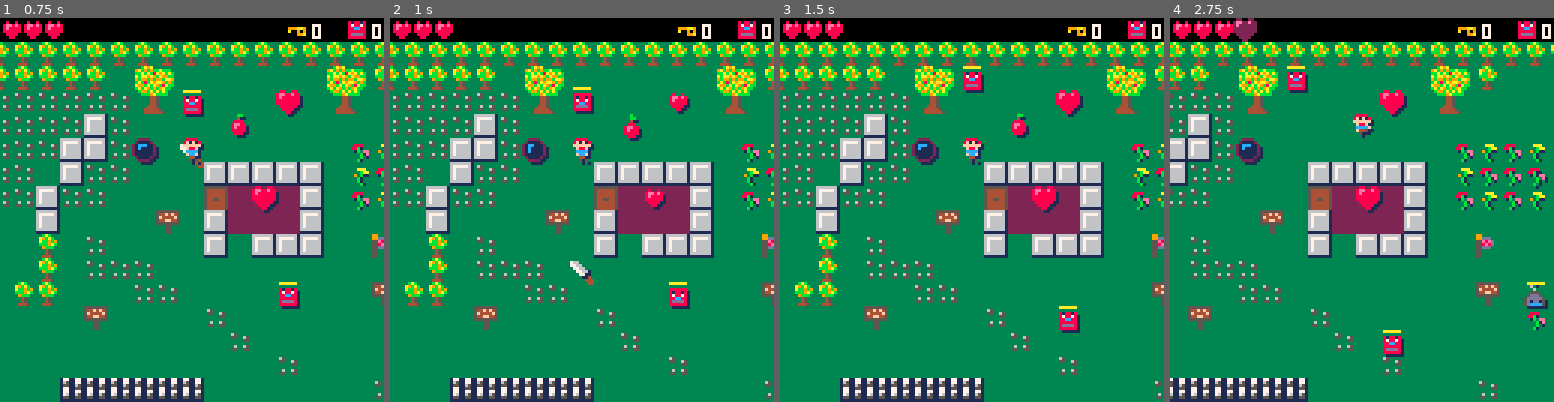
Above: before the commit, frames 1-4 (left to right).
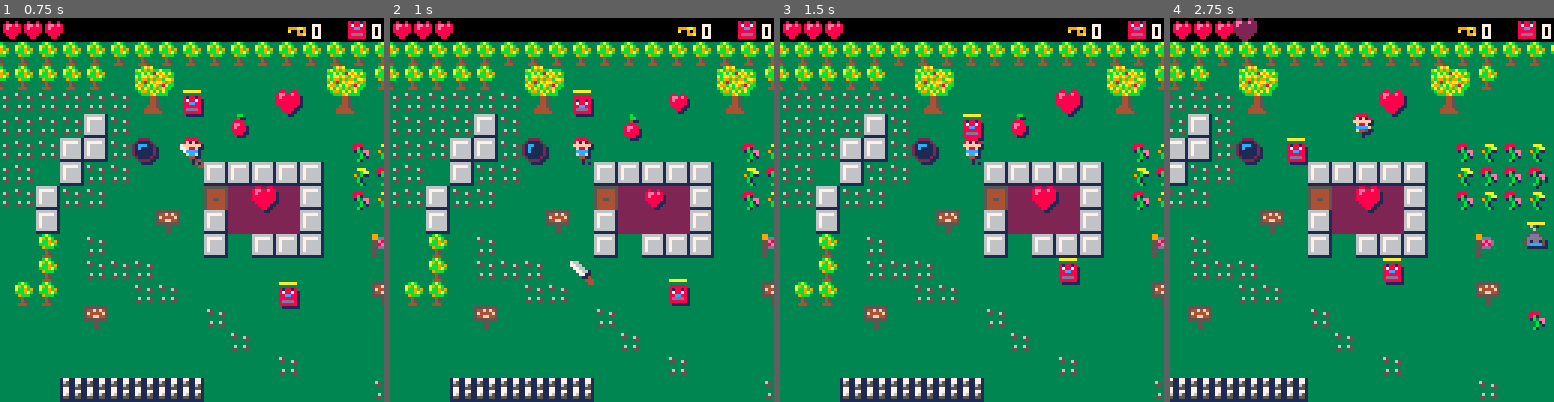
Above: after the commit, the same moments.

Repository: sdegutis/shepherdgame.com
Game: PICO-8 cartridge harbinger.p8
Same seed, same stepped clock (60 frames per second), same inputs: the game is played once before the commit and once after it.
Inputs:
- Up to frame 1 (0.75 s): tap X (X key) at 0.33 s; tap O (Z key) at 0.7 s
- Up to frame 2 (1 s): no input
- Up to frame 3 (1.5 s): tap X (X key) at 1.07 s
- Up to frame 4 (2.75 s): hold Right 1.6-2.1 s; tap O (Z key) at 1.7, 2.1, 2.5 s; tap X (X key) at 1.85 s; hold Up 2.15-2.42 s; hold Right from 2.47 s (still down)

Frame 1 is identical in both runs. In frame 2, 0.6% of the frame differs, in the area x 47-79%, y 17-76%; in frame 3, 1.3%; in frame 4, 1.9%, in the area x 30-99%, y 12-89%.

Commit message:
Added enemies to each area

Diff:
--- a/harbinger.p8
+++ b/harbinger.p8
@@ -917,18 +917,18 @@
 70000000000000000000000000000000000000000000000000000000000070000000000000000000000000000000000000000000000000000000000000000000
 70000000000000000000000000000000000000000000000000000000000000700000000000000000000000000000000000000000000000000000000000000070
 70000000000000000000000000000000000000000000000000000000000070000000000000000000000000000000000000000000000000000000000000000000
-70000000000000000000000000000000000000000000000000000000000070700000000000000000000000000000000000000000000000000000000000000070
+70000000000000000000000000000000000000000000000000000000000070700000000000000000000000000051000000000000000000000000000000000070
 70000000000000000000000000000000000000000000000000000000000000700000000000000000000000000000000000000000000000000000000000000000
 70000000000000000000000000000000000000000000000000000000000070000000000000000000000000000000000000000000000000000000000000000070
 70000000000000000000000000000000000000000000000000000000000000707000000000000000000000000000000000000000000000000000000000000000
 00700000000000000000000000000000000000000000000033000000000070000000000000000000000000000000000000000000000000000000000000000070
-70000000000000000000000000000000000000000000000000000000000000007070000000000000000000000000000000000000000033000000000000000000
+70000000000000000000000000005100000000000000000000000000000000007070000000000000000000000000000000000000000033000000000000000000
 00700000000000000000000000000000000000000000000000000000000070000000000000000000000000000000000000000000000000000000000000000070
 70000000000000000000000000000000000000000000000000000000000000000070000000000000000000000000000000000000000000000000000000000000
 00700000000000000000000000000000000000000000000000000000000070000000000000000000000000000000000000000000000000000033000000000070
 70000000000000000000000000000000000000000000000000000000000000000070000000000000000000000000000000000000000000000000000000000000
-00700000000000000000000000000000000000000000000000000000000070700000000000000000000000000000000000000000000000000000000000000070
-70000000000000000000000000000000000000000000000000000000000000000000700000000000000000000000000000000000000000000000000000000000
+00700000000000000000510000000000000000000000000000000000000070700000000000000000000000000000000000000000000000000000000000000070
+70000000000000000000000000000000000000000000000000000000000000000000700000000000000000510000000000000000000000000000000000000000
 00700000000000000000000000000000000000000000000000000000000000700000000000000000000000000000000000000000000000000000000000000070
 70000000000000000000000000000000000000000000000000000033000000000000700000000000000000000000000000000000000000000000000000000000
 00700000000000000000000000000000000000000000000000000000000000700000000000000000000000000000000000000000000000000000000000000070
@@ -937,25 +937,25 @@
 70000000000000000000000000000000000000000000000000000000000000000000700000000000000000000000000000000000000000000000000000000000
 70700000000000000000000000000000000000000000000000000000000000007000000000000000000000000000000000000000000000000000000000000070
 70000000000000000000000000000000000000000000000000000000000000000000700000000000000000000000000000000000000000000000000000000000
-70000000000000000000000000000000000000000000000000000000000000007000000000000000000000000000000000000000000000000000000000000070
-70000000000000000000000000000000000000000000000000000000000000000000700000000000000000000000000000000000000000000000000000000000
+70000000000000000000000000000000000000000000000000000000000000007000000000000032000000000000000000000000000000000000000000000070
+70000000000000000000000000000051000000000000000000000000000000000000700000000000000000000000000000000000000000000000000000000000
 70000000000000000000000000000000000000000000000000000000000000000070000000000000000000000000000000000000000000000000000000000070
 70000000000000000000000000000000000000000000000000000000000000000070000000000000000000000000000000000000000000000000000000000000
 70000000000000000000000000000000000000000000000000000000000000000070000000000000000000000000000000000000000000000000000000000070
 70000000000000000000000000000000000000000000000000000000000000000070000000000000000000000000000000000000000000000000000000000000
-70000000000000000000000000000000000000000000000000000000000000007070000000000000000000000000000000000000000000000000000000000070
-70000000000000000000000000000000000000000000000000000000000000000070000000000000000000000000000000000000000000000000000000000000
+70000000000000000000000000510000000000000000000032000000000000007070000000000000000000000000000000000000000000000000000000000070
+70000000000000000000000000000000000000000000000000000000000000000070000000000000000000000000000032000000000000000000000000000000
 70000000000000000000000000000000000000000000000000000000000000007000000000000000000000000000000000000000000000000000000000000070
 70000000000000000000000000000000000000000000000000000000000000000070000000000000000000000000000000000000000000000000000000000000
 70000000000000000000000000000000000000000000000000000000000000007000000000000000000000000000000000000000000000000000000000000070
-70000000000000000000000000000000000000000000000000000000000000007000000000000000000000000000000000000000000000000000000000000000
+70000000000000000000000000000000000000000000000000003200000000007000000000000000000000000000000000000000000000320000000000000000
 70000000000000000000000000000000000000000000000000000000000000007000000000000000000000000000000000000000000000000000000000000070
 70000000000000000000000000000000000000000000000000000000000000707000000000000000000000000000000000000000000000000000000000000070
 00000000000000000000000000000000000000000000000000000000000000707000000000000000000000000000000000000000000000000000000000000070
 70000000000000000000000000000000000000000000000000000000000000700000000000000000000000000000000000000000000000000000000000000070
 00000000000000000000000000000000000000000000000000000000000000700000000000000000000000000000000000000000000000000000000000000070
 70000000000000000000000000000000000000000000000000000000000000700000000000000000000000000000000000000000000000000000000000000070
-00000000000000000000000000000000000000000000000000000000000000700000000000000000000000000000000000000000000000000000000000000070
+00000000000000000000000000000000000000000000000000000000000000700000000000000000000000000000000000320000000000000000000000000070
 70000000000000000000000000000000000000000000000000000000000000700000000000000000000000000000000000000000000000000000000000000070
 00000000000000000000000000000000000000000000000000000000000000700000000000000000000000000000000000000000000000000000000000000070
 70000000000000000000000000000000000000000000000000000000000000700000000000000000000000000000000000000000000000000000000000000070
@@ -984,23 +984,23 @@
 07000017180000000002000000000e0002050505020000000000000000000000070000000000000000000000000000000000000000000000000000000000000000000700000000000000000000000000000000000000000000000000000000070700000000000000000000000000000000000000000000330000000000070000
 07000027280000000007000300000000020002020200001200230000000b0007070000000000000000000000000000000000000000000000000000000000000000000707000000000000000000000000000000000000000000000000000000000700000000000000000000000000000000000000000000000000000000070000
 0700001718000000000700030303000000000000000000000000000000000007001900000000000000000000000000000000000000000000000000000000000000000007000000000000000000000000000000000000000000000000000000000700000000000000000000000000000000000000000000000000000000070000
-07000027281718000707000000030300000000150000000e0000000000000007000000000000000000000000000000000000000000000000000000000000000000000707000000000000000000003300000000000000000000000000000000000007000000000000000000000000000000000000000000000000000000000700
+07000027281718000707000000030300000000150000000e0000000000000007000000000000000000000000000000000000000000000000000000000000000000000707000000000000000000003300000000000000000000000000000000000007000000000000000015000000000000000000000000000000000000000700
 07000000002728000000000e0000000003000000000000000019000000000007070017180000000000001a391d1b00000000000000000000000000000000000000070700000000000000000000000000000000000000000000000000000000000007000000000000000000000000000000000000000000000000000000000700
-07000000000000000000000000000000000300000000000000000000000000000700272800000000001a1e29291f1b000000000000000000000000000000000000070000000000000000000000000000000000000000000000000000000000000007000000000000000000000000000000000000000000000000000000000700
+07000000000000000000000000000000000300000000000000000000000000000700272800000000001a1e29291f1b000000000000001500000000000000000000070000000000000000000000000000000000000000000000230000000000000007000000000000000000000000000000000000000000000000000000000700
 070000000000250000000000000000000000000300000000000000000000000007000000000000001a1e292929291f1b0000000000000000000000000000000007000000000000000000000000000000000000000000000000000000000000000007000000000000000000000000000000000000000000000000000000000007
 070000000000000000001313131313130000000000000003000000000000000007000000000000001c2929292929292d0000000000000000000000000000000007000000000000000000000000000000000000000000000000000000000000000007000000000000000000000000000000000000000000000000000000000007
-070000190000000000001314000000131313131300000000000300000000000007000000000000001c2929292929292d0000000000000000000000000000000700000000000000000000000000000000000000000000000000000000000000000700000000000000000000000000000000000000000000000000000000000007
-070000000000000000001300000000130000001313131313000003000003000007000000000000002a2e292929292f2b0000000000000000000000000000000700000000000000000000000000000000000000000000000000000000000000000700000000000000000000000000000000000000000000000000000000000007
+070000190000000000001314000000131313131300000000000300000000000007000000000000001c2929292929292d0000000000000000000000000000000700000000000000000000230000000000000000000000000000000000000000000700000000000000000000000000000000000000000000000000000000000007
+070000000000000000001300000000130000001313131313000003000003000007000000000000002a2e292929292f2b0000000000000000000000000000000700000000000000000000000000000000150000000000000000000000000000000700000000000000000000000000000000000000000000000000000000000007
 07070000000000000000131313130000000000000000001313000000000303030700000000000000001c292929292d000000000000000000000000000000070000000000000000000000000000000000000000000000000000000000000000070000000000000000000000000000000000000000000000000000000000000007
-07070000000000002500000000131313130000130000001413000000000000000703030303030300001c292929292d000000000000000000000000000000070000000000000000000000000000000000000000000000000000000000000000070000000000000000000000000000000000000000000000000000000000000007
+07070000000000002500000000131313130000130000001413000000000000000703030303030300001c292929292d000000000000000000000000000000070000000000000000000000000000000000000000000000000000000000000000070000000000000000000000000000000015000000000000000000000000000007
 07070000000000000000000000001300131300130000000013000000000000000700000000000000002a2e29292f2b000000000000000000000000000000070000000000000000000000000000000000000000000000000000000000000000070000000000000000000000000000000000000000000000000000000000000007
 0707000000000000000000000000130000000000130000001300000000000000070000000000030000002a2c2c2b00000000000000000000000000000000070700000000000000000000000000000000000000000000000000000000000000070000000000000000000000000000000000000000000000000000000000000007
 0700000000000000000000000000000000000000131313130000000000000000070000000000000000000000000000000000000000000000000000000000000700000000000000000000000000000000000000000000000000000000000000070000000000000000000000000000000000000000000000000000000000000007
-0700000000000000000000000000130000000000000e13000000000000000000070000000000000003030303030303000000000000000000000000000000000700000000000000000000000000000000000000000000000000000000000000070000000000000000000000000000000000000000000000000000000000000007
+0700000000000000000000000000130000000000000e13000000000000000000070000000000000003030303030303000000000000000000001500000000000700000000000000000000000000000000000000000000000000000000000000070000000000000000000000000000002300000000000000000000000000000007
 0700000000000000000000000000131300000000001313000000000000000000070000000000000000000000000000000000000000000000000000000000000007000000000000000000000000000000000000000000000000000000000000070000000000000000000000000000000000000000000000000000000000000007
 0700000000000000000000000000001313000000001300000000000000000000070000000000000000000000000000000000000000000000000000000000000007000000000000000000000000000000000000000000000000000000000000070000000000000000000000000000000000000000000000000000000000000007
 0700000000000000000000000000000000131313130000000000000000000000070000000000000000000000000000000000000000000000000000000000000000070000000000000000000000000000000000000000000000000000000000070000000000000000000000000000000000000000000000000000000000000707
-0700000000000000000000000000000000000000000000000000000000000000070000000000000000000000000000000000000000000000000000000000000000070000000000000000000000000000000000000000000000000000000007000000000000000000000000000000000000000000000000000000000000000707
+0700000000000000000000000000000000000000000000000000000000000000070000000000000000000000000000000000230000000000000000000000000000070000000000000000000000000000000000000000000000000000000007000000000000000000000000000000000000000000000000000000000000000707
 0700000000000000000000000000000000000000004242424200000000000000070000000000000000000000000000000000000000000000000000000000000000070000000000000000000000000000000000000000000000000000000007000000000000000000000000000000000000000000000000000000000000000707
 0700000000000000000000000000000000000000000000000000000000000000070000000000000000000000000000000000000000000000000000000000000000070700000000000000000000000000000000000000000000000000000000070000000000000000000000000000000000000000000000000000000000000700
 0707000000000000000000000000000000000000004543444600000000000000070000000000000000000000000000000000000000000000000000000000000000000700000000000000000000000000000000000000000000000000000000070000000000000000000000000000000000000000000000000000000000000700
